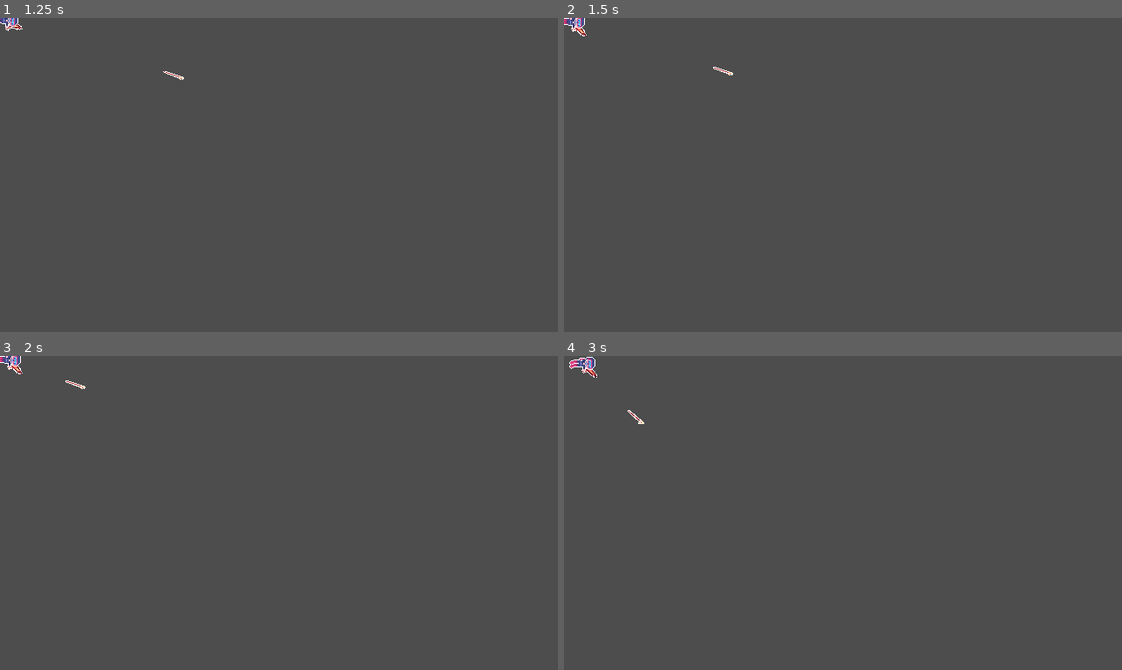
Above: before the commit, frames 1-4 (two rows, left to right).
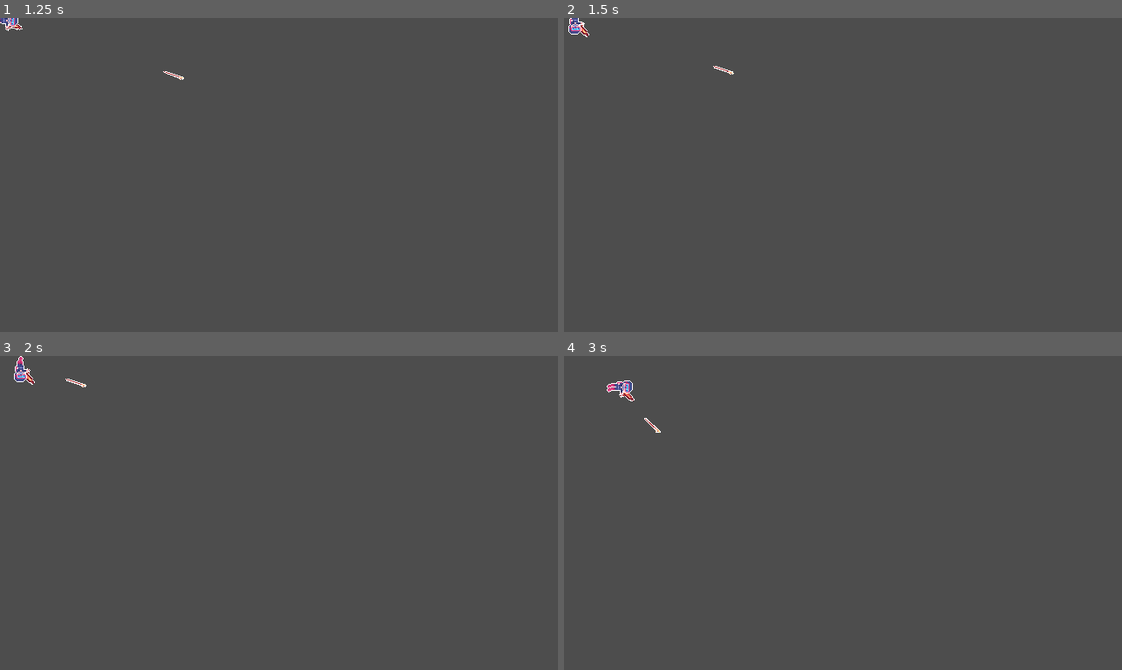
Above: after the commit, the same moments.

Repository: SeenicRoot/spearfishing-game
Game: Godot game, scene res://player/player.tscn
Same seed, same stepped clock (60 frames per second), same inputs: the game is played once before the commit and once after it. The project has no main scene, so this scene is started directly.
Inputs (mouse positions are in pixels of both pictures, inside the frame that each line leads up to):
- Up to frame 1 (1.25 s): tap Enter at 0.5 s; move the mouse to (401, 159) at 0.52 s; press the mouse at (401, 159) at 0.53 s; hold Space (accelerate) from 0.53 s (still down)
- Up to frame 2 (1.5 s): move the mouse to (731, 190) at 1.27 s; release Space (accelerate) at 1.28 s; release the mouse at (731, 190) at 1.28 s; click (731, 190) at 1.35 s
- Up to frame 3 (2 s): no input
- Up to frame 4 (3 s): move the mouse to (898, 443) at 2.02 s; press the mouse at (898, 443) at 2.03 s; hold Space (accelerate) from 2.03 s (still down); move the mouse to (815, 575) at 2.77 s; release the mouse at (815, 575) at 2.78 s; click (815, 575) at 2.85 s

Frame 1 is identical in both runs. In frame 2, 0.2% of the frame differs, in the area x 0-31%, y 0-19%; in frame 3, 0.3%; in frame 4, 0.4%, in the area x 0-18%, y 0-25%.

Commit message:
Check if action pressed instead of everything

Diff:
--- a/player/player.gd
+++ b/player/player.gd
@@ -26,9 +26,9 @@
 func _unhandled_input(event: InputEvent) -> void:
 	if event is InputEventMouse:
 		mouse_position = event.global_position
-	if event.is_action("accelerate"):
+	if event.is_action_pressed("accelerate"):
 		is_accelerating = event.is_pressed()
-	if event.is_action("shoot"):
+	if event.is_action_pressed("shoot"):
 		if harpoon_ready:
 			shoot()
 
